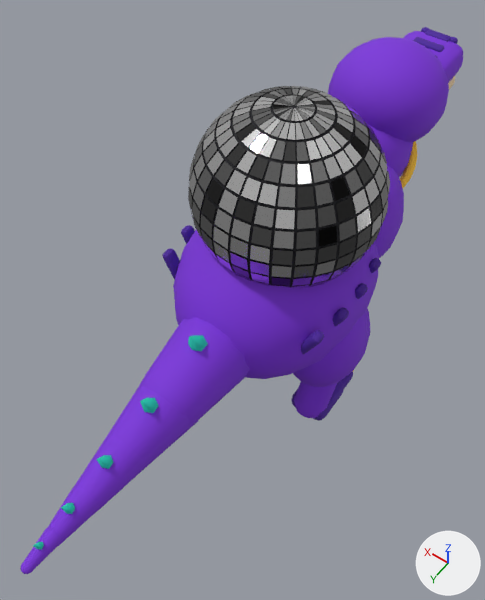
Two versions of the glTF model public/models/discosaure.glb, one commit apart.
Before and after are seen from a camera (50 mm lens) standing at (-2.74, 4.33, 8.5) and looking at (0.16, 0.27, 2.11). Lighting does not change. The marker at lower right points along +X, +Y and +Z. The first picture is the older version. Vertices at exactly the same position are counted once.

In view in the first picture: 'discosaure_mesh'.
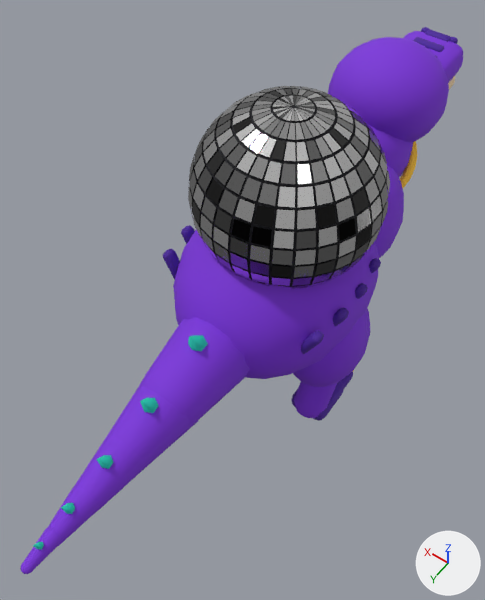
Location of each change, [x1, y1, x2, y2] in pixels of the pictures (485 x 600 px):
part 1 of me_discosaure_mesh, cut back: before [162, 87, 388, 355]; after [163, 88, 387, 343]
part 2 of me_discosaure_mesh, recoloured: [188, 86, 390, 289] in both

Diff of the bpy script that builds the scene:
```diff
--- a/public/models/discosaure.glb.py
+++ b/public/models/discosaure.glb.py
@@ me_discosaure_mesh @@
 # used by ob_discosaure_mesh; location = (0.0, 0.0, 0.0)
-me_discosaure_mesh.from_pydata(...)  # 10232 vertices, 17304 faces; spans x -1.29..1.29, y -4.22..4.01, z -0.02..4.58
+me_discosaure_mesh.from_pydata(...)  # 8740 vertices, 14320 faces; spans x -1.29..1.29, y -4.22..4.01, z -0.02..4.58
+# me_discosaure_mesh part 1: 16 vertices moved within x -1.13..1.13, y -0.74..0.58, z 2.64; 1308 vertices removed from x -1.13..1.13, y -1.41..0.71, z 2.22..4.55; 200 vertices added at x -1.06..1.06, y -1.41..0.71, z 2.46..4.54
+# me_discosaure_mesh part 2: 884 kept faces spanning x -1.07..1.07, y -1.43..0.73, z 2.42..4.58 get new vertex colours
+# other edits to the shape of me_discosaure_mesh do not show in these pictures
 me_discosaure_mesh.materials.append(mat_toon)
```
